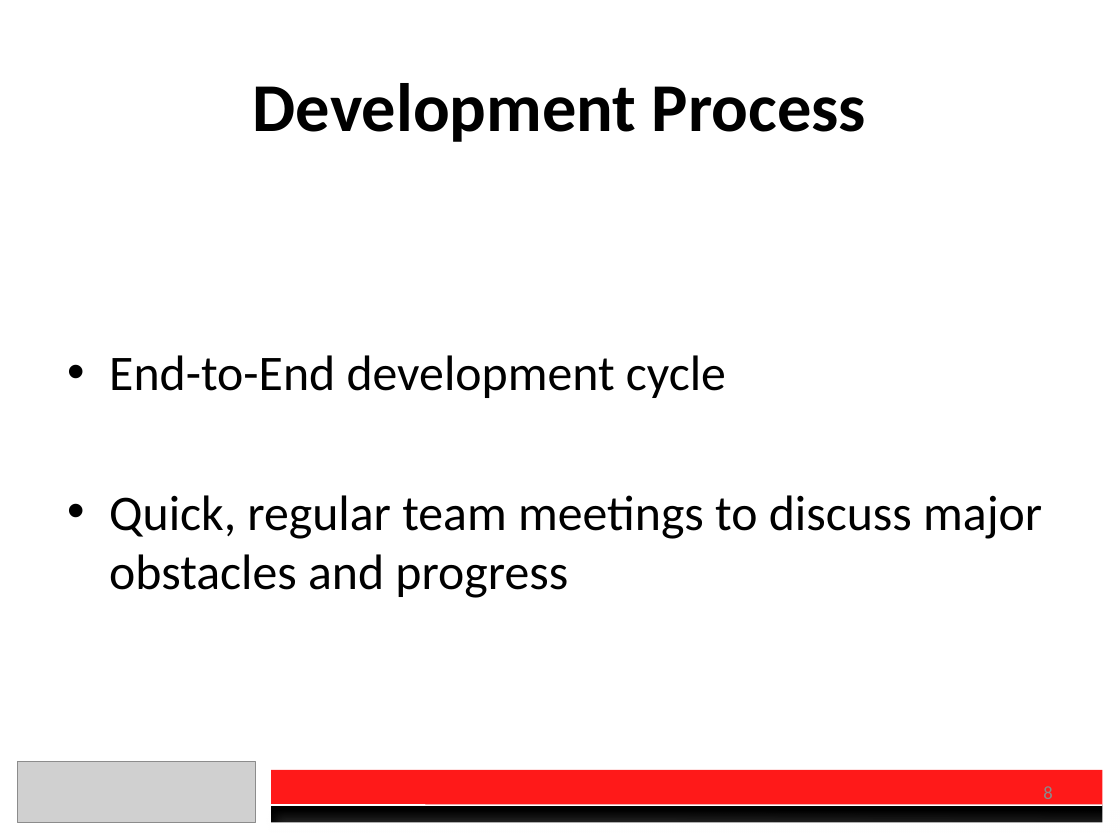
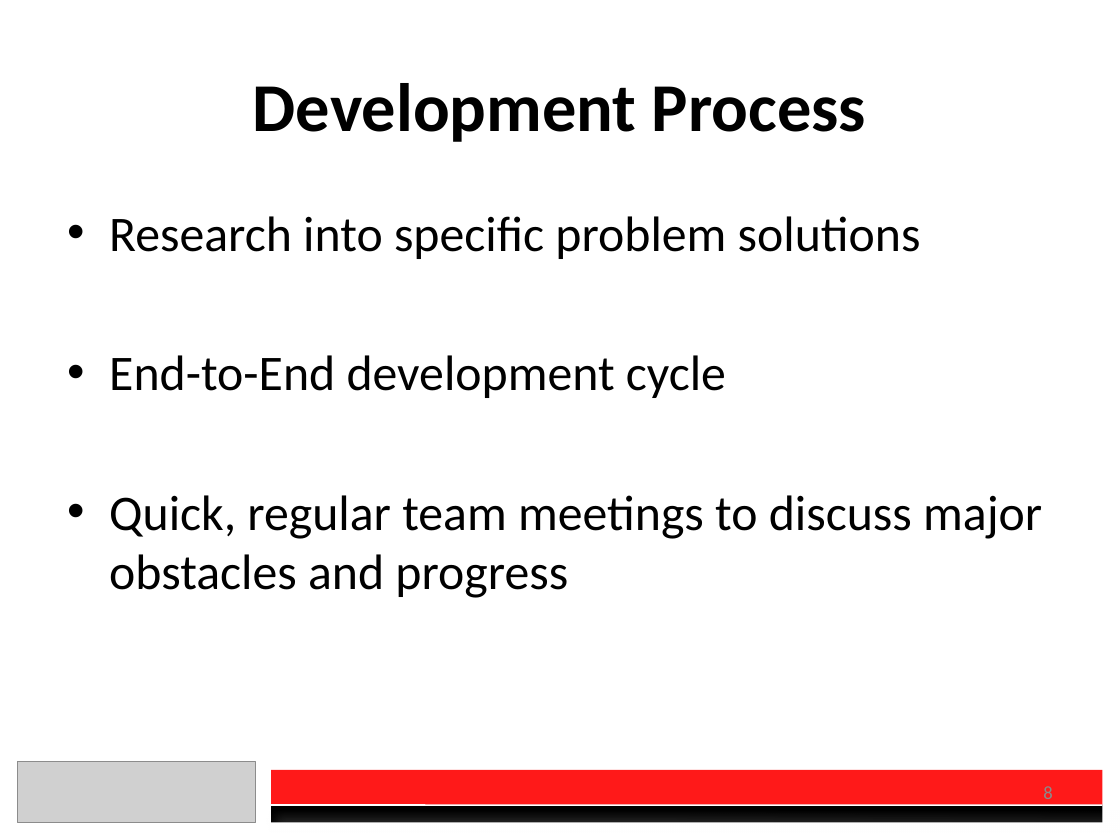
Before and after one commit to charberg/CEC2016, a slide deck: slide 8 of Presentation.pptx. Drawn at 1120x840 pixels with LibreOffice and Linux fonts; fonts in the diff are those of the drawing; grey boxes stand for pictures. Boxes give left, top, right and bottom in pixels: in the first picture for what was removed or moved away, otherwise in the second. Text is boxed around its words. In the diff, an @@ line names an element or a change of style, - is before the commit and + after.

```diff
--- a/Presentation.pptx
+++ b/Presentation.pptx
@@ text at [109, 216, 921, 259]: paragraph added @@
+• Research into specific problem solutions
```
Also in this commit, not shown: 1 other slide changed, 3 other files.
